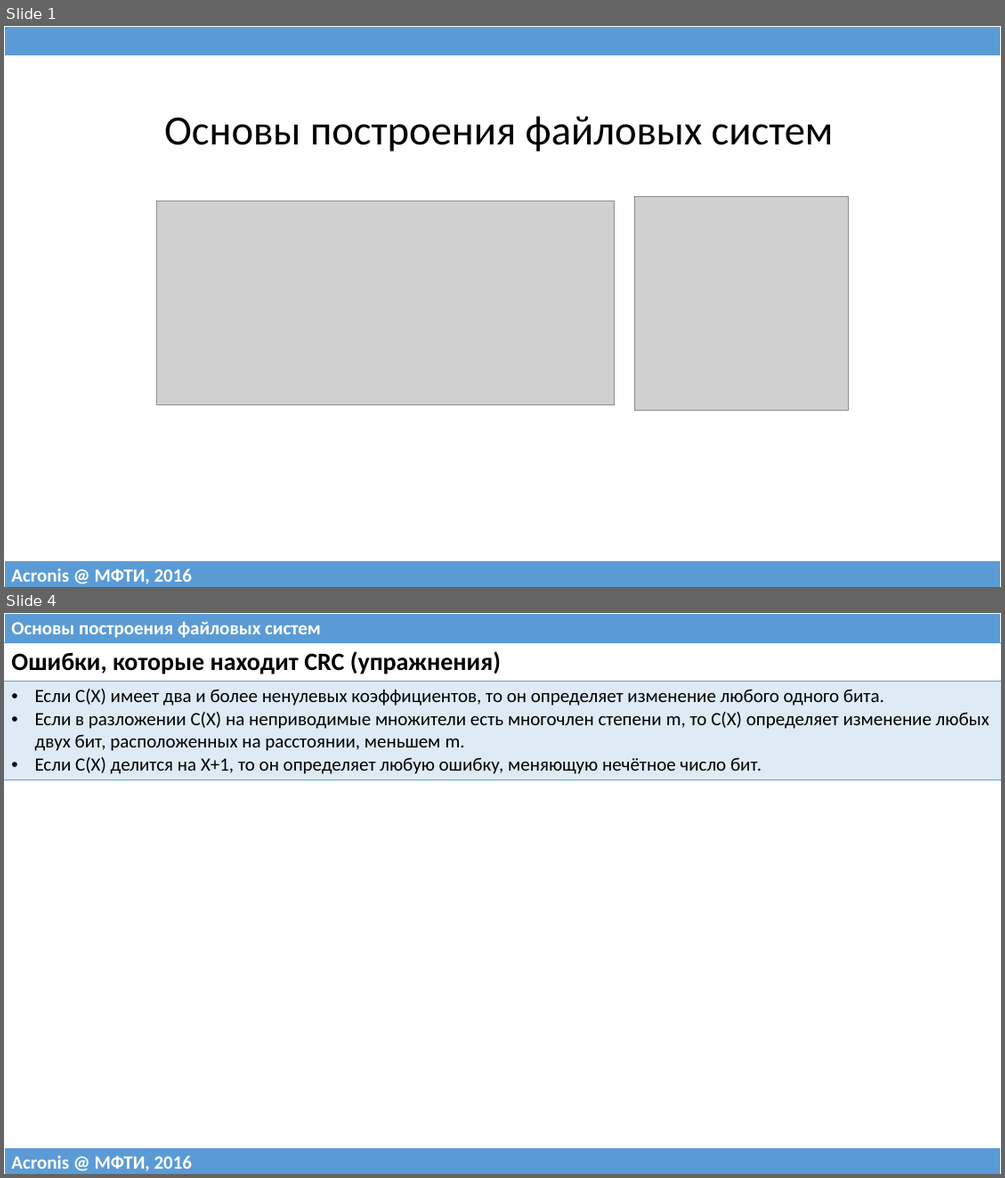
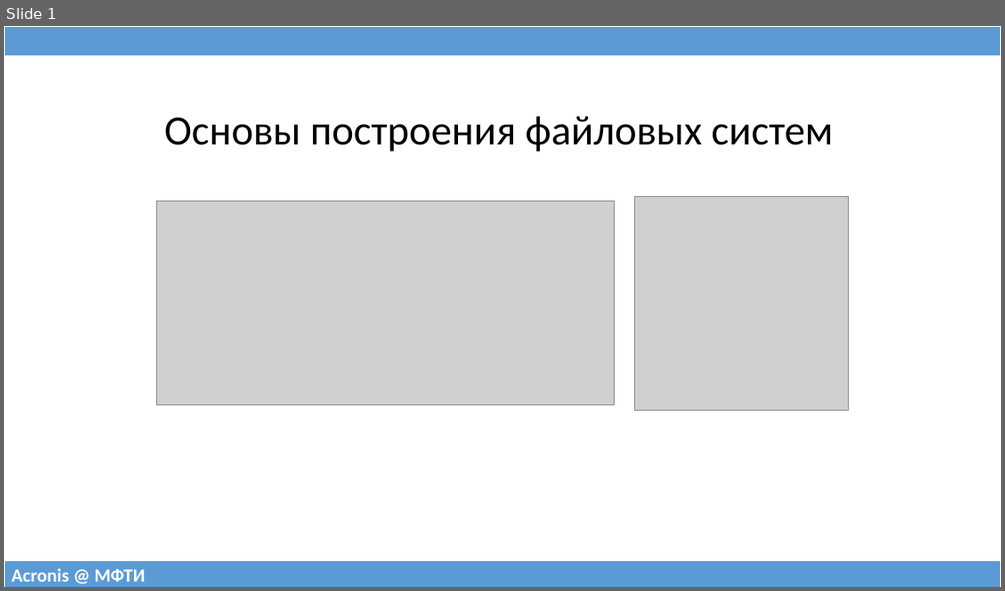
Before and after one commit to 75cc8545e7b021ed280ed0ef99fc7fc4/filesystems-101, a slide deck: talks/src/class06.pptx. Shown one above the other, each under a label of ours: slides 1 and 4 before the commit, slide 1 after it; the slides between them are not shown. The pictures are 1005x1178 and 1005x591 pixels, drawn with LibreOffice and Linux fonts; fonts in the diff are those of the drawing; grey boxes stand for pictures. Boxes give left, top, right and bottom in pixels: in the first picture for what was removed or moved away, otherwise in the second. Text is boxed around its words. In the diff, an @@ line names an element or a change of style, - is before the commit and + after.

```diff
--- a/talks/src/class06.pptx
+++ b/talks/src/class06.pptx
@@ slide 4 removed at [4,613,1001,1174], background #FFFFFF @@
@@ table removed at [4,613,1001,643], 1 rows, 1 columns @@
-Основы построения файловых систем
@@ table removed at [4,643,1001,778], 2 rows, 1 columns @@
-Ошибки, которые находит CRC (упражнения)
-Если C(X) имеет два и более ненулевых коэффициентов, то он определяет изменение любого одного бита. / Если в разложении C(X) на неприводимые множители есть многочлен степени m, то C(X) определяет изменение любых двух бит, расположенных на расстоянии, меньшем m. / Если C(X) делится на X+1, то он определяет любую ошибку, меняющую нечётное число бит.
@@ table removed at [4,1147,1001,1174], 1 rows, 1 columns @@
-Acronis @ МФТИ, 2016
@@ slide 1 changed as well @@
@@ table at [4,560,1001,587] @@
-row 1, column 1: Acronis @ МФТИ, 2016
+row 1, column 1: Acronis @ МФТИ
```
Also in this commit, not shown: 8 other slides changed, 14 slides added, 3 other slides removed, 1 other file.
